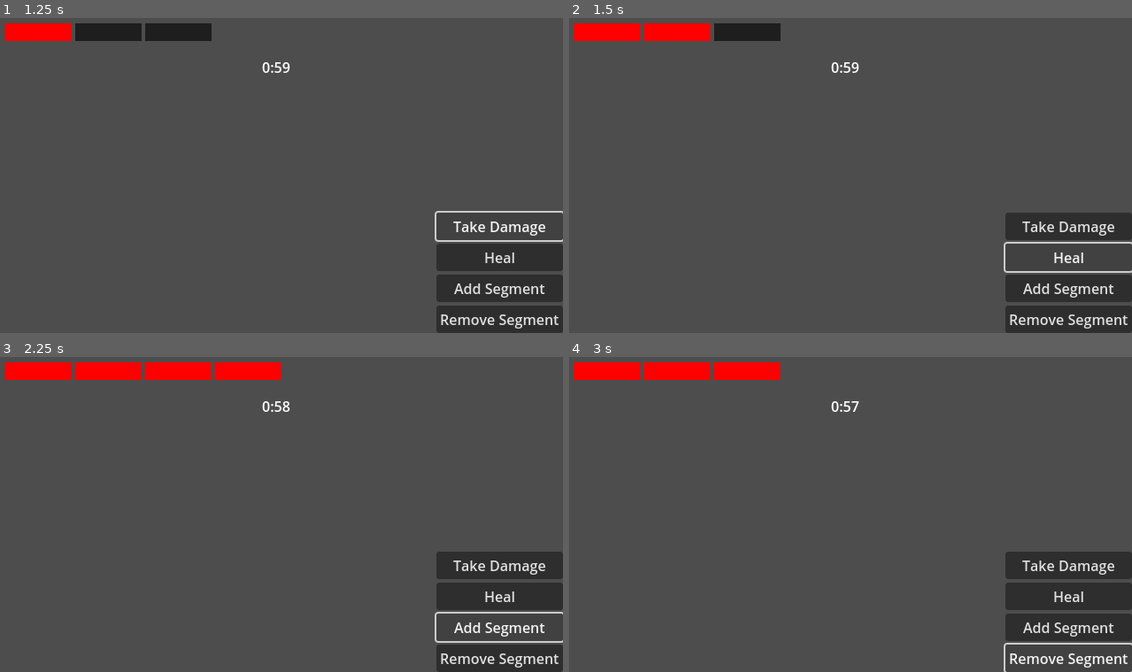
Above: before the commit, frames 1-4 (two rows, left to right).
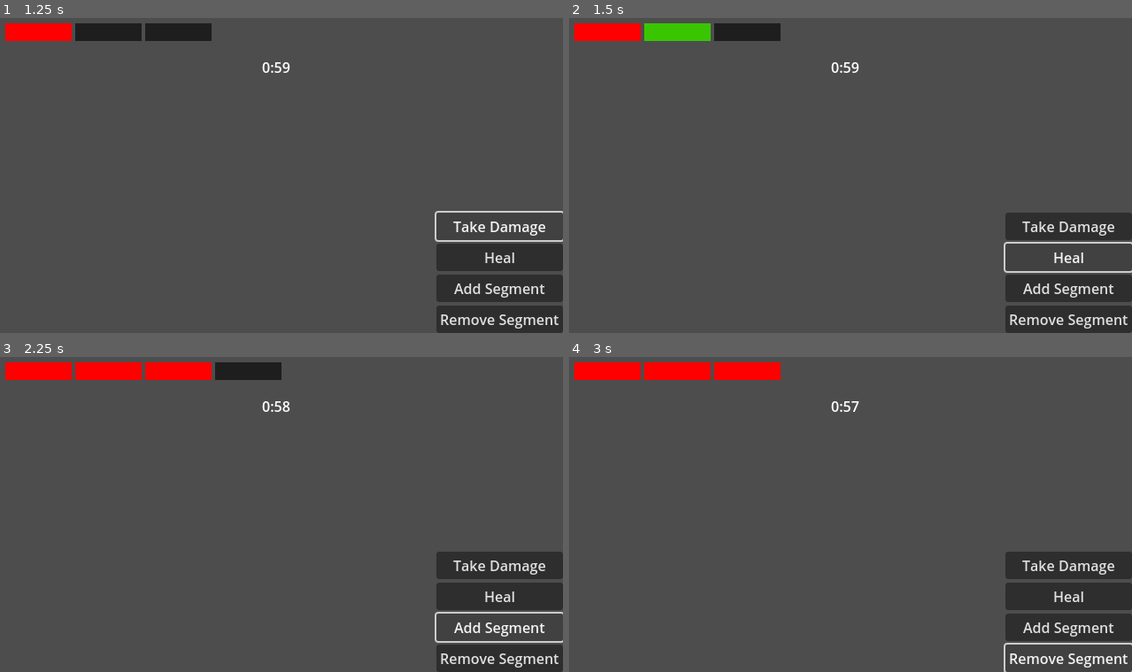
Above: after the commit, the same moments.

Repository: EmperorCookie/groundhogvania
Game: Godot game, scene res://menu/player_hud.tscn
Same seed, same stepped clock (60 frames per second), same inputs: the game is played once before the commit and once after it. This scene is started directly instead of the project's main scene.
Inputs:
- Up to frame 1 (1.25 s): click "Take Damage" at 0.5 s
- Up to frame 2 (1.5 s): click "Heal" at 1.25 s
- Up to frame 3 (2.25 s): click "Add Segment" at 2 s
- Up to frame 4 (3 s): click "Remove Segment" at 2.75 s

Frame 1 is identical in both runs. In frame 2, 0.7% of the frame differs, in the area x 13-26%, y 1-8%; in frame 3, 0.7%; in frame 4, nothing differs.

Commit message:
Add HP segment animations to player HUD
Introduced visual feedback for HP changes in the player HUD. Added flash animations for taking damage, healing, and adding new HP segments using tweens.

Diff:
--- a/menu/player_hud.gd
+++ b/menu/player_hud.gd
@@ -11,6 +11,9 @@
 @onready var hp_container: HBoxContainer = $Control/HPContainer
 var hp_segments: Array[ColorRect] = []
 var hp_shadows: Array[ColorRect] = []  # Shadow/silhouette segments
+
+# Animation variables
+# Note: Tweens are created with create_tween() in Godot 4, not stored as variables
 
 # Developer buttons
 @onready var dev_buttons: VBoxContainer = $Control/DevButtons
@@ -112,21 +115,60 @@
 
 func take_damage(damage: int = 1):
 	# Function to handle taking damage
+	var old_hp = hp
 	hp = max(0, hp - damage)
+
+	# Animate the lost HP segments
+	for i in range(old_hp - 1, hp - 1, -1):  # From last HP to current HP
+		if i < hp_segments.size():
+			animate_damage(hp_segments[i])
+
+	# Update display after a short delay to let animation start
+	await get_tree().create_timer(0.1).timeout
 	update_hp_display()
 
 	if hp <= 0:
 		print("Player died!")
 
+func animate_damage(segment: ColorRect):
+	# Simple flash animation for damage
+	var original_color = segment.color
+
+	# Create a new tween for this animation
+	var damage_tween = create_tween()
+
+	# Flash white briefly, then back to red
+	damage_tween.tween_property(segment, "color", Color.WHITE, 0.1)
+	damage_tween.tween_property(segment, "color", original_color, 0.1)
+
 func heal(amount: int = 1):
 	# Function to handle healing
+	var old_hp = hp
 	hp = min(max_hp, hp + amount)  # Cap at max HP
-	update_hp_display()
+
+	# Animate the restored HP segments
+	for i in range(old_hp, hp):
+		if i < hp_segments.size():
+			animate_heal(hp_segments[i])
+
+	update_hp_display()
+
+func animate_heal(segment: ColorRect):
+	# Simple flash animation for healing
+	var original_color = segment.color
+
+	# Create a new tween for this animation
+	var heal_tween = create_tween()
+
+	# Flash green briefly, then back to red
+	heal_tween.tween_property(segment, "color", Color.GREEN, 0.15)
+	heal_tween.tween_property(segment, "color", original_color, 0.15)
 
 func add_hp_segment():
 	# Add a new HP segment (increase max HP)
+	var lost_hp = max_hp - hp  # Calculate how much HP was lost
 	max_hp += 1
-	hp = max_hp  # Full heal when adding segment
+	hp = max_hp - lost_hp  # Maintain the same amount of lost HP
 
 	# Create a container for the new HP segment pair
 	var segment_container = Control.new()
@@ -150,7 +192,21 @@
 	segment_container.add_child(new_segment)
 	hp_segments.append(new_segment)
 
-	update_hp_display()
+	# Animate the new segment with a flash
+	animate_new_segment_flash(new_segment)
+
+	update_hp_display()
+
+func animate_new_segment_flash(segment: ColorRect):
+	# Simple flash animation for new segment
+	var original_color = segment.color
+
+	# Create a new tween for this animation
+	var new_segment_tween = create_tween()
+
+	# Flash gold/yellow briefly, then back to red
+	new_segment_tween.tween_property(segment, "color", Color.YELLOW, 0.2)
+	new_segment_tween.tween_property(segment, "color", original_color, 0.2)
 
 func remove_hp_segment():
 	# Remove an HP segment (decrease max HP)
Not shown, added: menu/player_hud.tscn572590889.tmp
